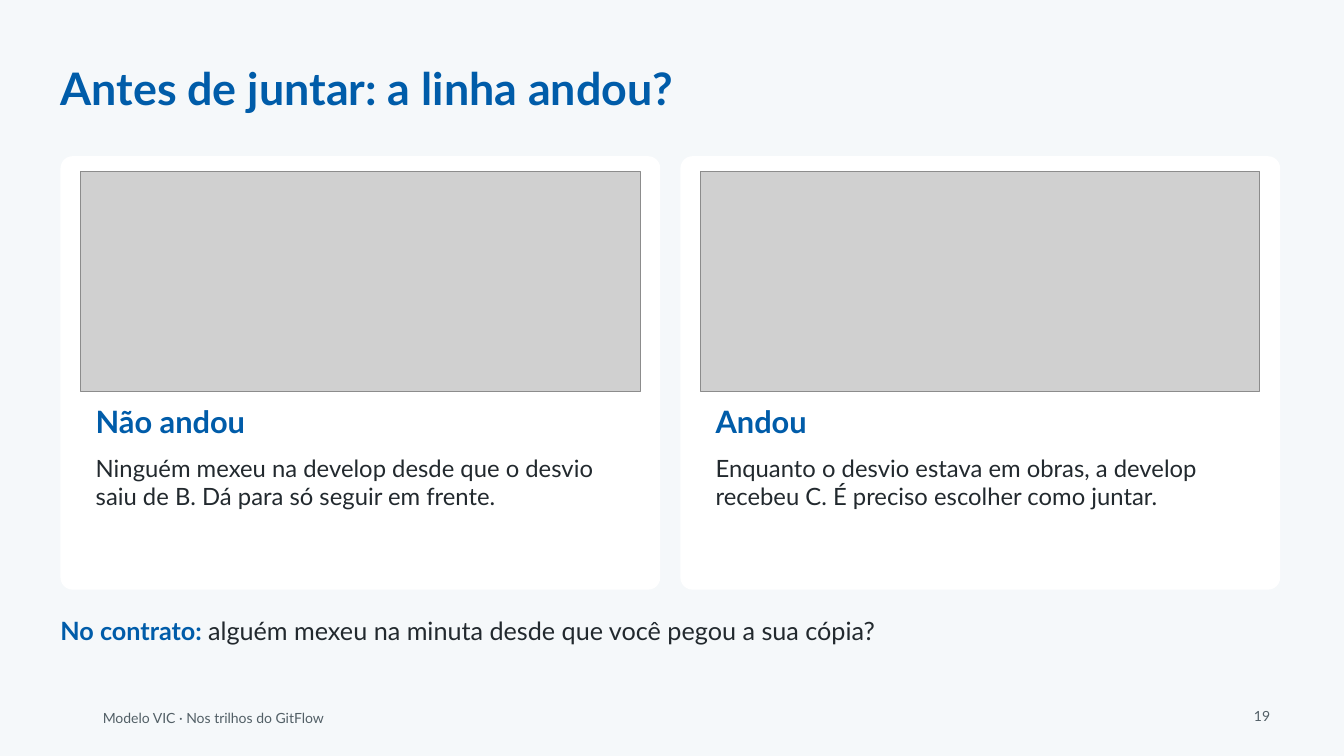
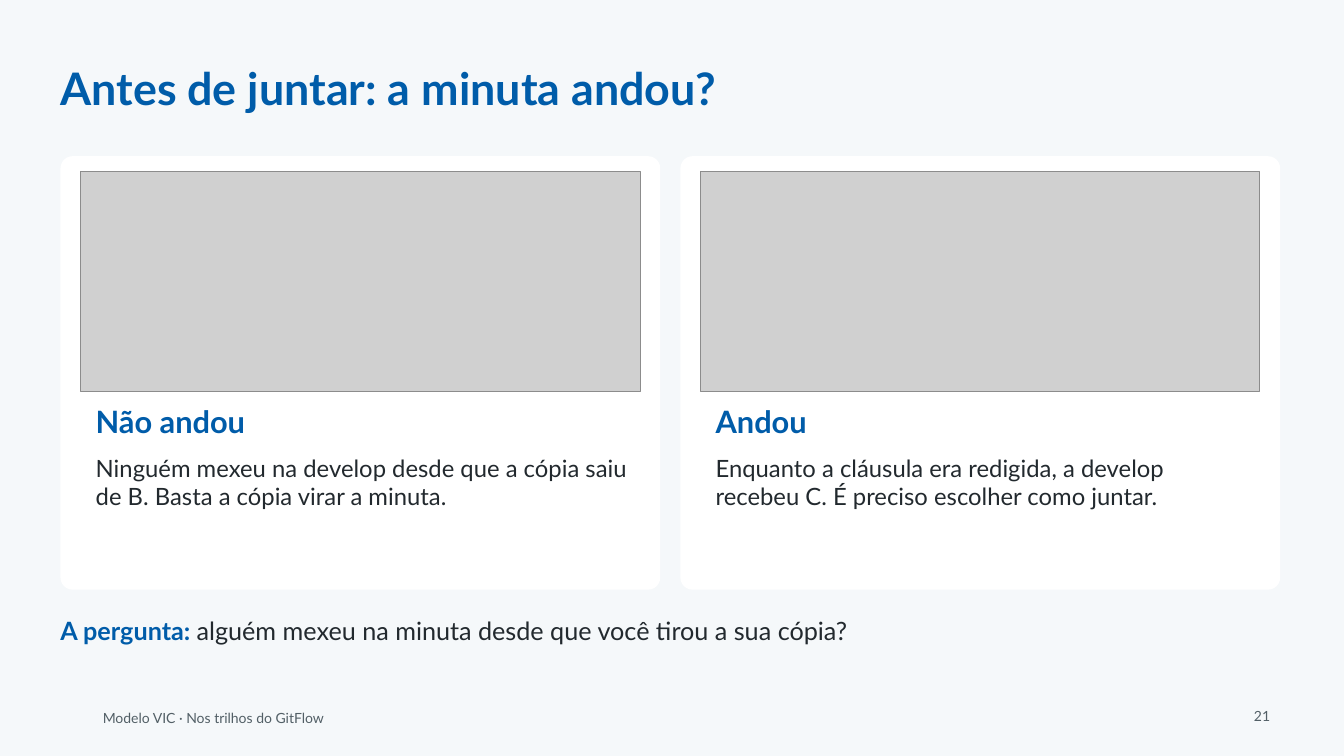
Before and after one commit to andromarcio/modelo-vic, a slide deck: slide 21 of treinamento/oficina-nos-trilhos/1-slides-nos-trilhos.pptx (slide 19 before the commit). Drawn at 1344x756 pixels with LibreOffice and Linux fonts; fonts in the diff are those of the drawing; grey boxes stand for pictures; background and template pictures are left out. Boxes give left, top, right and bottom in pixels: in the first picture for what was removed or moved away, otherwise in the second. Text is boxed around its words. In the diff, an @@ line names an element or a change of style, - is before the commit and + after.

```diff
--- a/treinamento/oficina-nos-trilhos/1-slides-nos-trilhos.pptx
+++ b/treinamento/oficina-nos-trilhos/1-slides-nos-trilhos.pptx
@@ title at <box>60,71,715,113</box>: text changed @@
-Antes de juntar: a linha andou?
+Antes de juntar: a minuta andou?
@@ text at <box>96,459,626,509</box>: text changed @@
-Ninguém mexeu na develop desde que o desvio saiu de B. Dá para só seguir em frente.
+Ninguém mexeu na develop desde que a cópia saiu de B. Basta a cópia virar a minuta.
@@ text at <box>716,459,1164,510</box>: text changed @@
-Enquanto o desvio estava em obras, a develop recebeu C. É preciso escolher como juntar.
+Enquanto a cláusula era redigida, a develop recebeu C. É preciso escolher como juntar.
@@ text at <box>60,621,847,644</box>: text changed @@
-No contrato: alguém mexeu na minuta desde que você pegou a sua cópia?
+A pergunta: alguém mexeu na minuta desde que você tirou a sua cópia?
@@ page number at <box>1254,711,1270,721</box>: text changed @@
-19
+21
```
Also in this commit, not shown: 27 other slides changed, 8 slides added, 6 slides removed, 8 other files.
